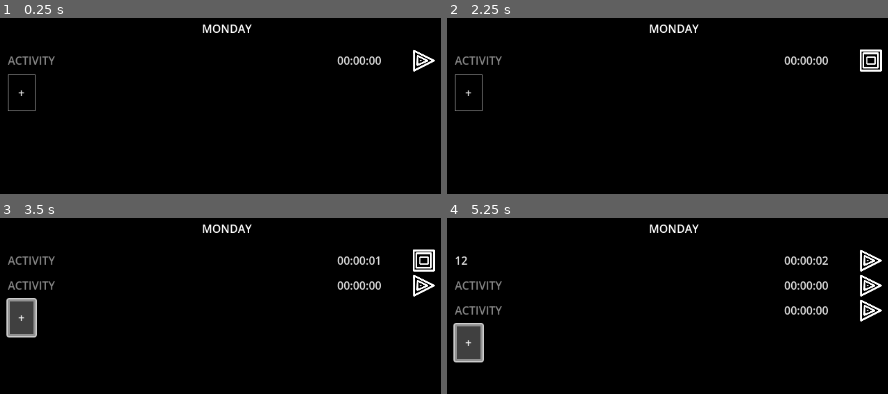
Above: before the commit, frames 1-4 (two rows, left to right).
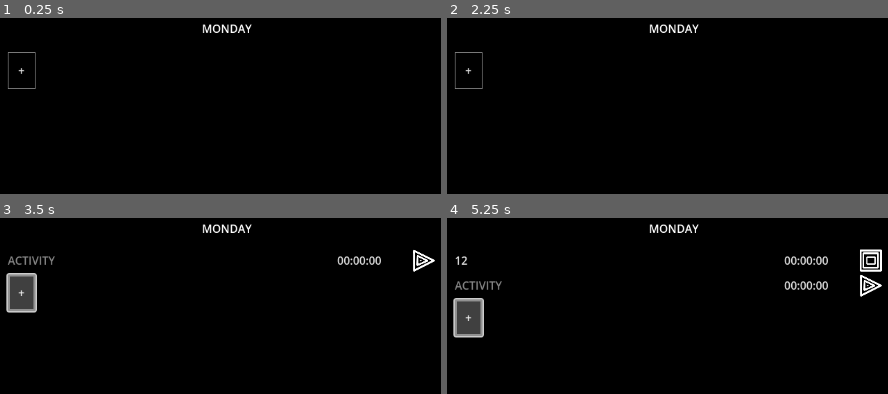
Above: after the commit, the same moments.

Repository: TobsF/snaptracker
Game: Godot game, scene res://tracker.tscn
The game is run twice, just before and just after one commit, with the same random seed, the same clock (stepped at 60 frames per second) and the same inputs.
Inputs (mouse positions are in pixels of both pictures, inside the frame that each line leads up to):
- Up to frame 1 (0.25 s): no input
- Up to frame 2 (2.25 s): click (870, 60) at 0.52 s; click (870, 60) at 1.27 s; click (870, 60) at 2.02 s
- Up to frame 3 (3.5 s): click "+" at 2.75 s
- Up to frame 4 (5.25 s): click (618, 260) at 3.52 s; type "12" at 3.6 s; click (870, 260) at 4.27 s; click "+" at 5 s

The runs differ from the first frame. In frame 1, 1.2% of the frame differs, in the area x 1-99%, y 18-53%; in frame 2, 1.4%; in frame 3, 3.5%; in frame 4, 3.5%, in the area x 1-99%, y 17-83%.

Commit message:
save activities to json-file

Diff:
--- /dev/null
+++ b/Accumulator.gd
@@ -0,0 +1,33 @@
+extends Node
+
+const FILE_NAME: String = "activities.json"
+
+func _on_timer_timeout() -> void:
+	var activity_dict: Dictionary = {}
+	for activity: Activity in get_tree().get_nodes_in_group("activity_tracking"):
+		if not activity.get_activity_name().is_empty():
+			var key_to_upper: String = activity.get_activity_name().to_upper()
+			if activity_dict.has(key_to_upper):
+				activity_dict[key_to_upper] += activity.get_allotted_time()
+			else:
+				activity_dict[key_to_upper] = activity.get_allotted_time()
+	_store_activities({Time.get_date_string_from_system(true): activity_dict})
+
+
+func _store_activities(dict: Dictionary) -> void:
+	var file: FileAccess = FileAccess.open("user://%s" % FILE_NAME , FileAccess.WRITE)
+	var stringified: String = JSON.stringify(dict, "\t")
+	file.store_string(stringified)
+	file.close()
+
+#func read_file(scene_name : String) -> Dictionary:
+	#var file = FileAccess.open(file_identifier_format % scene_name , FileAccess.READ)
+	#var content = file.get_as_text()
+	#var json = JSON.new()
+	#var error = json.parse(content)
+	#var data
+	#if error == OK:
+		#data = json.data
+	#else:
+		#print(json.get_error_message())
+	#return data
--- /dev/null
+++ b/accumulator.tscn
@@ -0,0 +1,12 @@
+[gd_scene load_steps=2 format=3 uid="uid://dxbnokwmbbi0d"]
+
+[ext_resource type="Script" path="res://Accumulator.gd" id="1_uorpr"]
+
+[node name="Accumulator" type="Node"]
+script = ExtResource("1_uorpr")
+
+[node name="Timer" type="Timer" parent="."]
+wait_time = 10.0
+autostart = true
+
+[connection signal="timeout" from="Timer" to="." method="_on_timer_timeout"]
--- a/activity.gd
+++ b/activity.gd
@@ -16,6 +16,12 @@
 	# Format the time as "HH:MM:SS"
 	var formatted_time: String = "%02d:%02d:%02d" % [hours, minutes, seconds]
 	$TimerEdit.text = formatted_time
+
+func get_allotted_time() -> int:
+	return time_seconds
+
+func get_activity_name() -> String:
+	return $ActivityEdit.text
 
 func _update_from_input(new_text: String) -> void:
 	var match: RegExMatch = regex.search(new_text)
--- a/activity.tscn
+++ b/activity.tscn
@@ -8,7 +8,7 @@
 
 [sub_resource type="Theme" id="Theme_g4nif"]
 
-[node name="Activity" type="HBoxContainer"]
+[node name="Activity" type="HBoxContainer" groups=["activity_tracking"]]
 offset_right = 175.0
 offset_bottom = 31.0
 theme = SubResource("Theme_g4nif")
--- a/tracker.tscn
+++ b/tracker.tscn
@@ -2,9 +2,9 @@
 
 [ext_resource type="PackedScene" uid="uid://chalvtlpjhj0r" path="res://background.tscn" id="1_i0got"]
 [ext_resource type="Theme" uid="uid://c7v1cvt2e6440" path="res://resources/themes/tracker_theme.tres" id="2_4c3qh"]
-[ext_resource type="PackedScene" uid="uid://bgjqv87s428vj" path="res://activity.tscn" id="3_6kw8f"]
 [ext_resource type="PackedScene" uid="uid://euos5mhsb35v" path="res://global_scaler.tscn" id="3_rnt32"]
 [ext_resource type="PackedScene" uid="uid://kccesvha77mj" path="res://add_activity.tscn" id="4_mp6mi"]
+[ext_resource type="PackedScene" uid="uid://dxbnokwmbbi0d" path="res://accumulator.tscn" id="6_og8yq"]
 
 [node name="Tracker" type="Node2D"]
 
@@ -32,11 +32,10 @@
 [node name="VBoxContainer" type="VBoxContainer" parent="AspectRatioContainer/VBoxContainer/VBoxContainer"]
 layout_mode = 2
 
-[node name="Activity" parent="AspectRatioContainer/VBoxContainer/VBoxContainer/VBoxContainer" instance=ExtResource("3_6kw8f")]
-layout_mode = 2
-
 [node name="AddActivity" parent="AspectRatioContainer/VBoxContainer/VBoxContainer" node_paths=PackedStringArray("target_container") instance=ExtResource("4_mp6mi")]
 layout_mode = 2
 target_container = NodePath("../VBoxContainer")
 
 [node name="GlobalScaler" parent="AspectRatioContainer" instance=ExtResource("3_rnt32")]
+
+[node name="Accumulator" parent="." instance=ExtResource("6_og8yq")]
